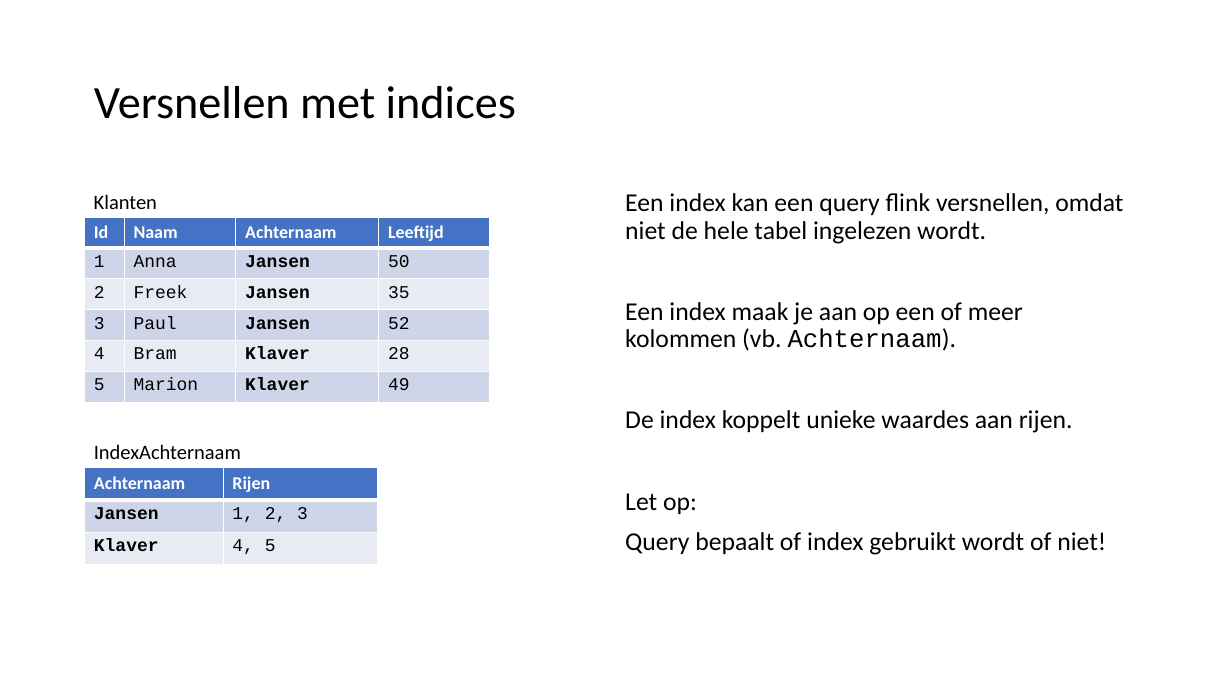
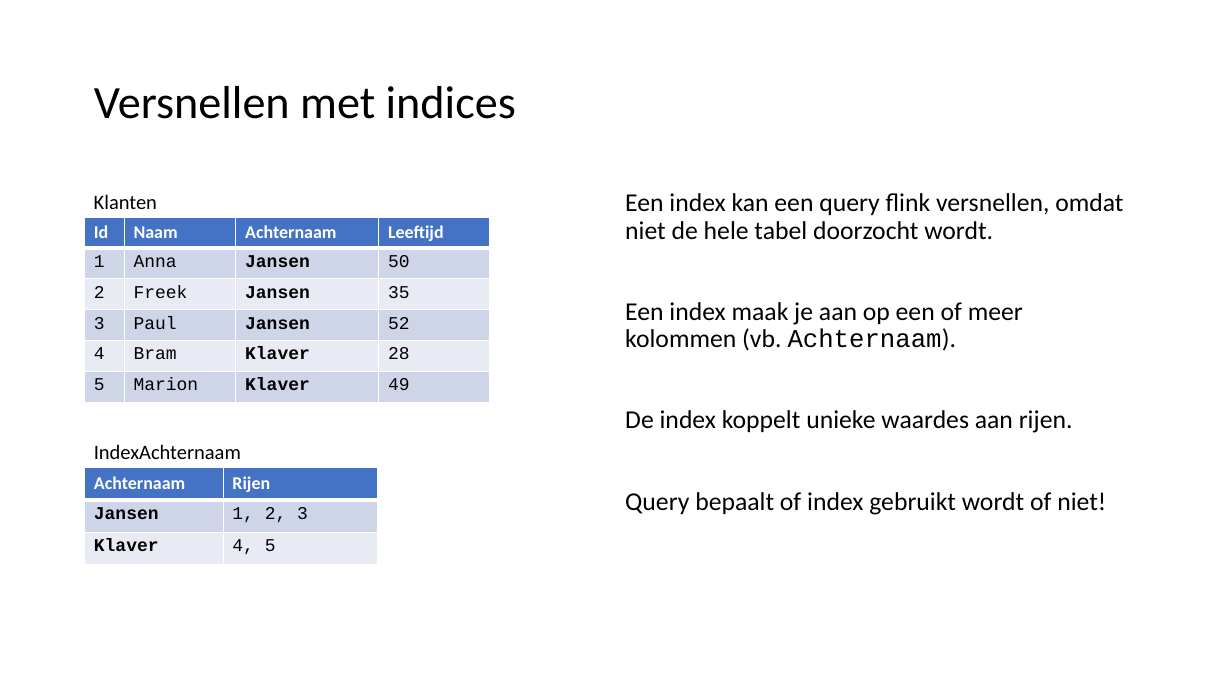
Before and after one commit to LFKoning/knowledge-sharing, a slide deck: slide 52 of sql_course_2p/2_database_design/2_database_design.pptx. Drawn at 1232x693 pixels with LibreOffice and Linux fonts; fonts in the diff are those of the drawing. Boxes give left, top, right and bottom in pixels: in the first picture for what was removed or moved away, otherwise in the second. Text is boxed around its words. In the diff, an @@ line names an element or a change of style, - is before the commit and + after.

```diff
--- a/sql_course_2p/2_database_design/2_database_design.pptx
+++ b/sql_course_2p/2_database_design/2_database_design.pptx
@@ text at (x1=625, y1=193, x2=1123, y2=239): text changed @@
-Een index kan een query flink versnellen, omdat niet de hele tabel ingelezen wordt.
+Een index kan een query flink versnellen, omdat niet de hele tabel doorzocht wordt.
@@ text at (x1=625, y1=493, x2=697, y2=514): paragraph removed @@
-Let op:
```
Also in this commit, not shown: 22 other slides changed, 1 slide added, 1 slide removed, 13 other files.
